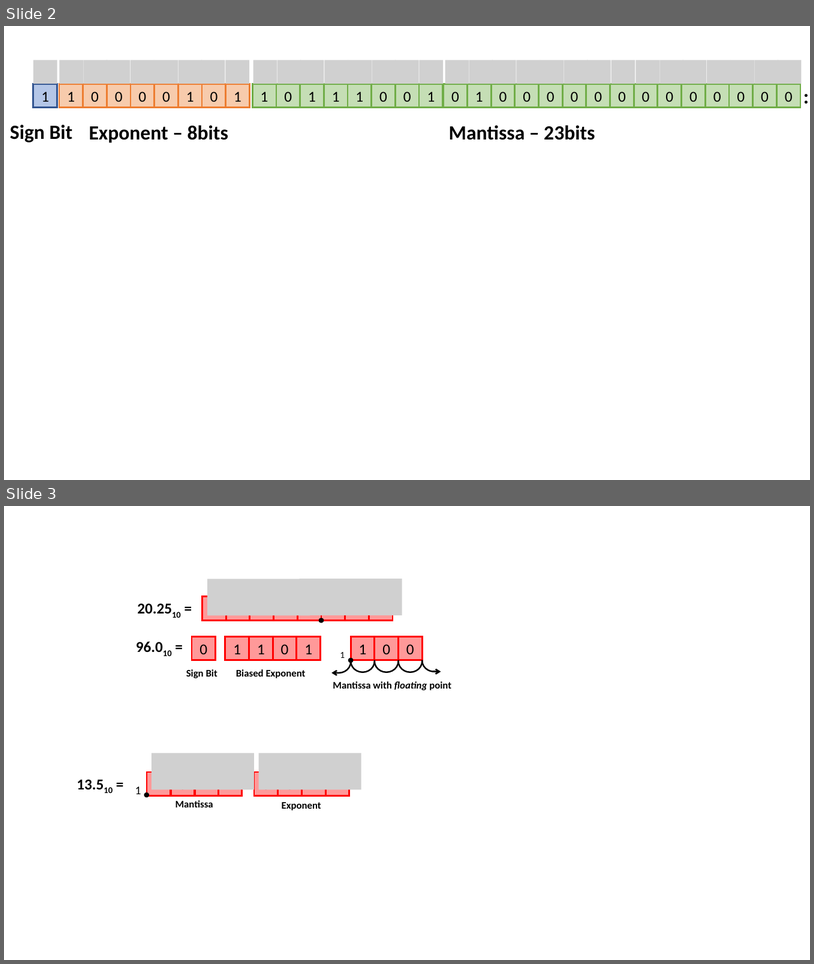
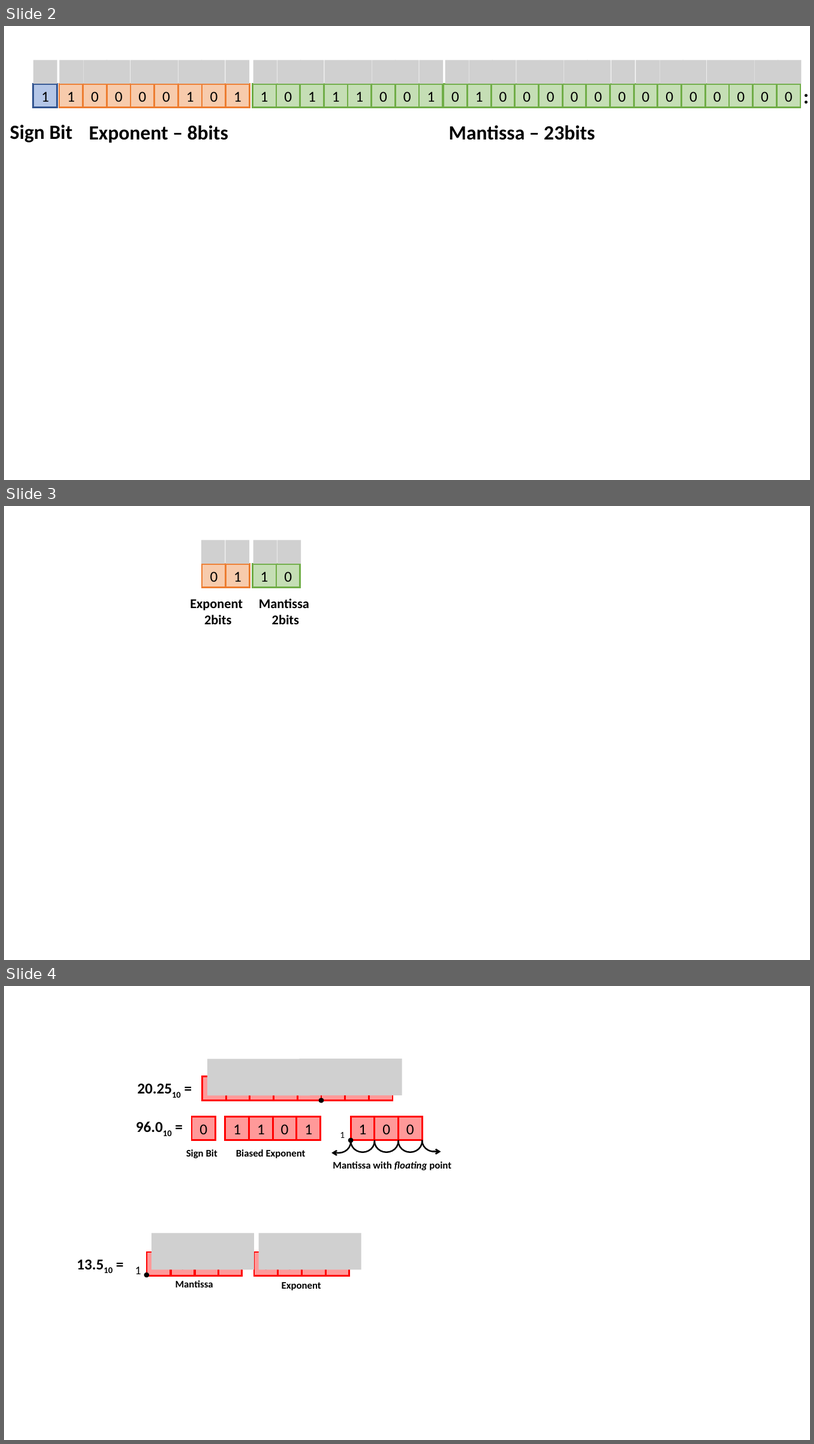
Before and after one commit to jahrWork/Advanced_programming, a slide deck: doc/Figures/TEMP/ParametersIEEE.pptx. Shown one above the other, each under a label of ours: slides 2 and 3 before the commit, slides 2, 3 and 4 after it. The pictures are 814x964 and 814x1444 pixels, drawn with LibreOffice and Linux fonts; fonts in the diff are those of the drawing; grey boxes stand for pictures. Boxes give left, top, right and bottom in pixels: in the first picture for what was removed or moved away, otherwise in the second. Text is boxed around its words. In the diff, an @@ line names an element or a change of style, - is before the commit and + after.

```diff
--- a/doc/Figures/TEMP/ParametersIEEE.pptx
+++ b/doc/Figures/TEMP/ParametersIEEE.pptx
@@ slide 3 added at <box>4,506,810,960</box>, background #FFFFFF @@
@@ picture added at <box>201,540,225,564</box> @@
@@ picture added at <box>225,540,249,564</box> @@
@@ picture added at <box>253,540,277,564</box> @@
@@ picture added at <box>278,540,301,564</box> @@
@@ rectangle added at <box>202,564,225,587</box>, fill #ED7D31 at 40% opacity, outline #ED7D31 2 pt, 18 pt, text #000000 @@
+0
@@ rectangle added at <box>226,564,249,587</box>, fill #ED7D31 at 40% opacity, outline #ED7D31 2 pt, 18 pt, text #000000 @@
+1
@@ rectangle added at <box>252,564,276,587</box>, fill #70AD47 at 40% opacity, outline #70AD47 2 pt, 18 pt, text #000000 @@
+1
@@ rectangle added at <box>276,564,300,587</box>, fill #70AD47 at 40% opacity, outline #70AD47 2 pt, 18 pt, text #000000 @@
+0
@@ text added at <box>190,599,243,624</box>, 16 pt, text #000000, bold @@
+Exponent
+2bits
@@ text added at <box>259,598,309,624</box>, 16 pt, text #000000, bold @@
+Mantissa
+2bits
@@ what was slide 3 is now slide 4 @@
```
Also in this commit, not shown: 1 slide changed, 3 other files.
